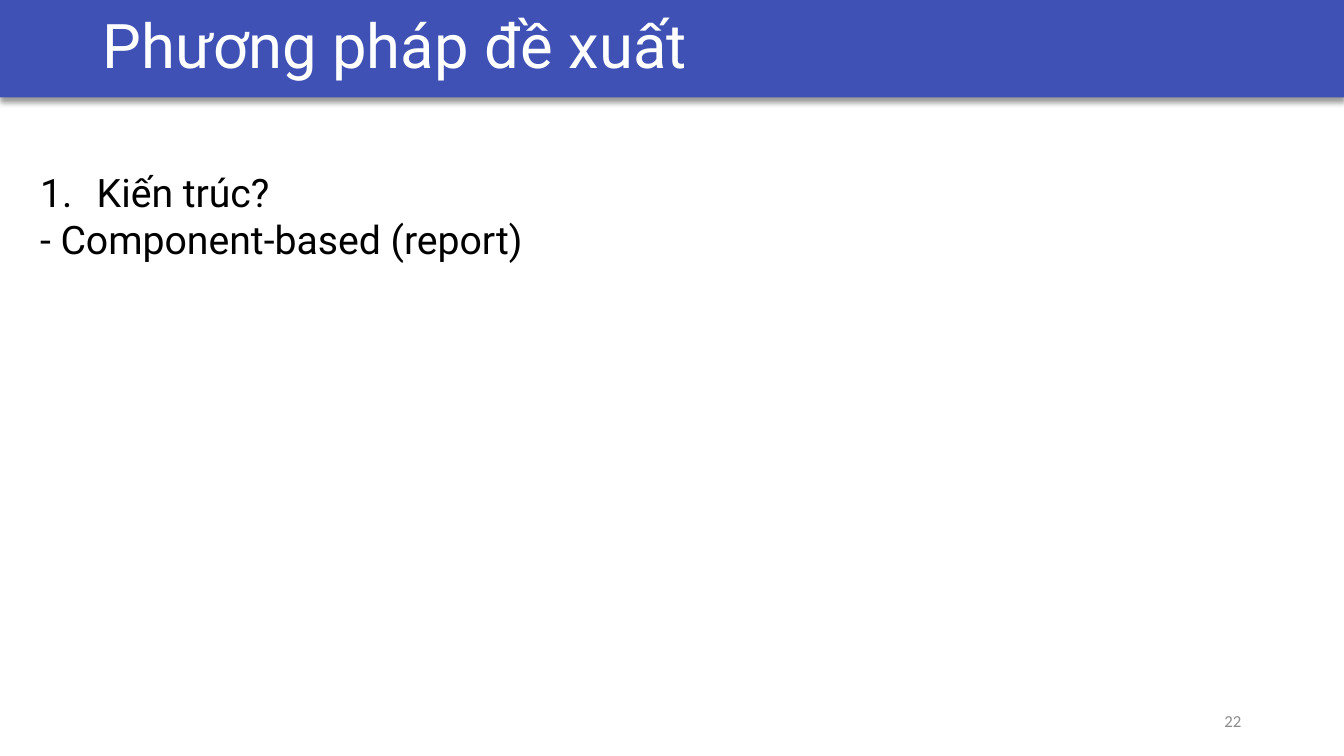
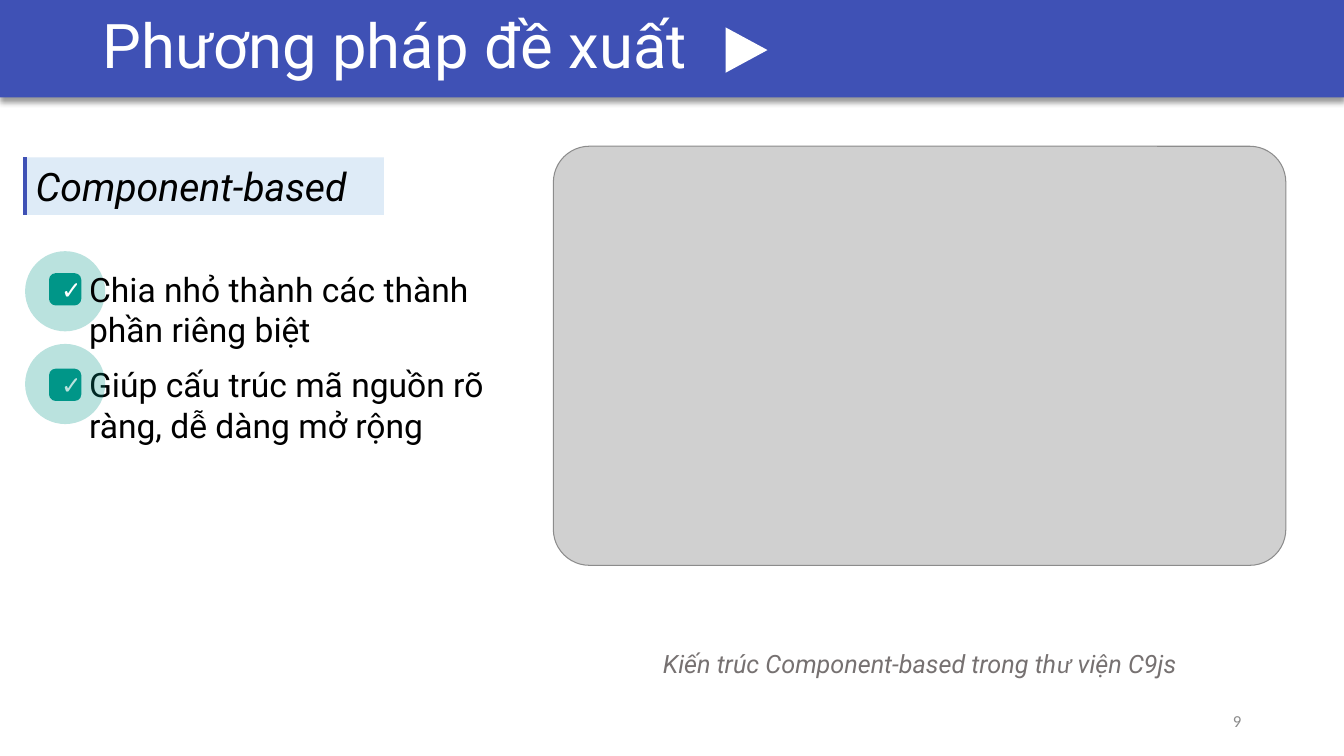
Before and after one commit to csethanhcong/c9js-demo, a slide deck: slide 9 of report/Presentation/Slide LVTN.pptx (slide 22 before the commit). Drawn at 1344x756 pixels with LibreOffice and Linux fonts; fonts in the diff are those of the drawing; grey boxes stand for pictures. Boxes give left, top, right and bottom in pixels: in the first picture for what was removed or moved away, otherwise in the second. Text is boxed around its words. In the diff, an @@ line names an element or a change of style, - is before the commit and + after.

```diff
--- a/report/Presentation/Slide LVTN.pptx
+++ b/report/Presentation/Slide LVTN.pptx
@@ triangle added at [725,28,768,73], fill #FFFFFF @@
@@ picture added at [554,146,1287,566] @@
@@ line added from (25, 157) to (25, 215), #3F51B5 3 pt @@
@@ rectangle added at [26,157,384,215], fill #DEEBF7, 28 pt, text #000000, italic @@
+Component-based
@@ text removed at [61,175,523,263] @@
-1. Kiến trúc?
-- Component-based (report)
@@ ellipse added at [25,251,106,332], fill #009688 at 27% opacity @@
@@ rectangle added at [51,275,80,303], fill #009688, 18 pt, text #FFFFFF @@
+✓
@@ rounded rectangle added at [51,275,80,303], outline #009688 3 pt @@
@@ text added at [89,271,469,349], 24 pt, text #000000 @@
+Chia nhỏ thành các thành
+phần riêng biệt
@@ ellipse added at [25,344,106,424], fill #009688 at 27% opacity @@
@@ rectangle added at [51,371,80,399], fill #009688, 18 pt, text #FFFFFF @@
+✓
@@ rounded rectangle added at [51,371,80,399], outline #009688 3 pt @@
@@ text added at [89,367,483,445], 24 pt, text #000000 @@
+Giúp cấu trúc mã nguồn rõ
+ràng, dễ dàng mở rộng
@@ text added at [663,652,1176,679], 18 pt, text #767171, italic @@
+Kiến trúc Component-based trong thư viện C9js
@@ page number at [1233,716,1241,727]: text changed @@
-22
+9
```
Also in this commit, not shown: 6 other slides changed, 11 slides added, 33 slides removed, 4 other files.
